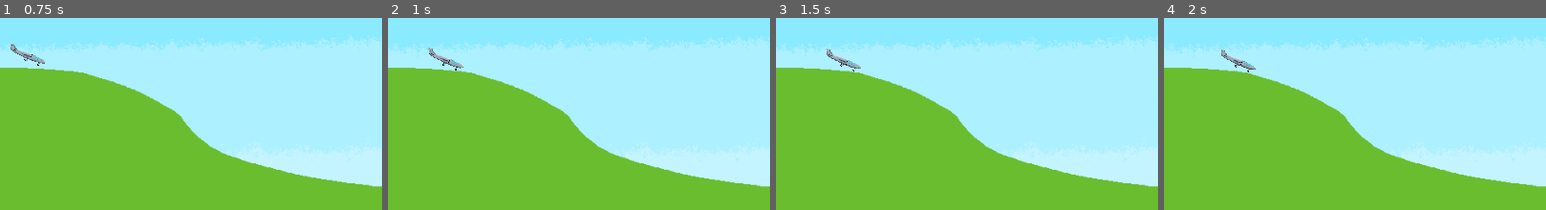
Above: before the commit, frames 1-4 (left to right).
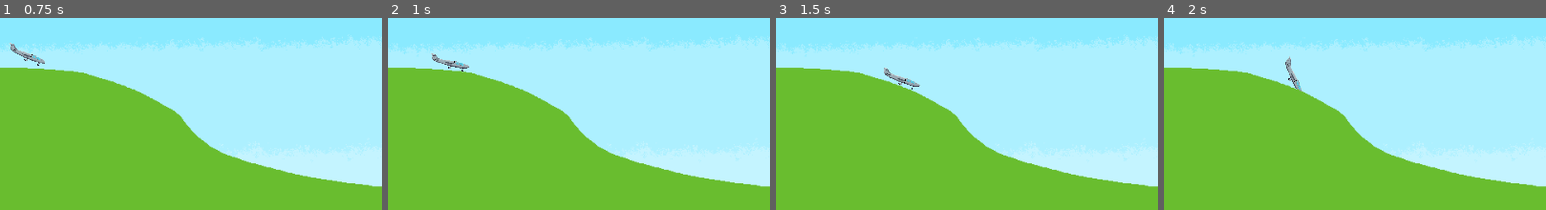
Above: after the commit, the same moments.

Repository: le-cds/untitledgamejam18
Game: Godot game, scene res://scenes/World2D.tscn
Same seed, same stepped clock (60 frames per second), same inputs: the game is played once before the commit and once after it.
Inputs (mouse positions are % of the whole screen's width and height, from its top left):
- Up to frame 1 (0.75 s): tap Enter (ui_accept) at 0.5 s; move the mouse to (72, 38) at 0.52 s; hold Space (game_gravity_switch) from 0.53 s (still down); click (72, 38) at 0.67 s
- Up to frame 2 (1 s): keep holding Space (game_gravity_switch); tap Enter (ui_accept) at 0.77 s
- Up to frame 3 (1.5 s): tap Enter (ui_accept) at 1.25 s; move the mouse to (30, 50) at 1.27 s; release Space (game_gravity_switch) at 1.28 s; tap Space (game_gravity_switch) at 1.35 s; click (30, 50) at 1.42 s
- Up to frame 4 (2 s): tap Enter (ui_accept) at 1.52 s
The pictures show only the part of the screen within x 14-64%, y 37-87%; the shares and areas given below are measured in that part.

Frame 1 is identical in both runs. In frame 2, 0.3% of the frame differs, in the area x 10-22%, y 14-28%; in frame 3, 0.6%, in the area x 13-38%, y 15-38%; in frame 4, 0.5%.

Commit message:
Add very simple plane rotation compensation on landing

Diff:
--- a/glider/scenes/Plane2D/Plane2D.gd
+++ b/glider/scenes/Plane2D/Plane2D.gd
@@ -8,9 +8,13 @@
 var _gravity := GRAVITY_STANDARD
 var _velocity := Vector2()
 
-var _stop_alpha := 0.0
+var _stop_alpha := 0.5
 var _on_floor := false
 var stop_duration = 3.0
+
+
+onready var _rear_wheel_ray = $RearWheelRay
+onready var _front_wheel_ray = $FrontWheelRay
 
 
 func _ready() -> void:
@@ -35,7 +39,6 @@
     move_and_slide(_velocity)
 
     var slide_count = get_slide_count()
-    print(slide_count)
     if slide_count > 0 and not _on_floor:
         _on_floor = true
         _stop_alpha = 0.0
@@ -43,5 +46,15 @@
     if slide_count > 0:
         _stop_alpha += delta * slide_count
         var collision: KinematicCollision2D = get_slide_collision(0)
-        _velocity.x = lerp(_velocity.x, 0, _stop_alpha / stop_duration)
-        # print(_velocity.x)
+        _velocity.x = lerp(_velocity.x, 0.001, 0.01)
+
+    if _rear_wheel_ray.is_colliding() and not _front_wheel_ray.is_colliding():
+        var normal = _rear_wheel_ray.get_collision_normal()
+        var angle = normal.angle_to(Vector2.UP)
+        rotation -= angle
+
+    if _front_wheel_ray.is_colliding() and not _rear_wheel_ray.is_colliding():
+        var normal = _front_wheel_ray.get_collision_normal()
+        var angle = normal.angle_to(Vector2.UP)
+        print(rad2deg(angle))
+        rotation += angle
--- a/glider/scenes/Plane2D/Plane2D.tscn
+++ b/glider/scenes/Plane2D/Plane2D.tscn
@@ -28,8 +28,10 @@
 
 [node name="RearWheelRay" type="RayCast2D" parent="."]
 position = Vector2( 1.17271, 15.0892 )
+enabled = true
 cast_to = Vector2( 0, 3 )
 
 [node name="FrontWheelRay" type="RayCast2D" parent="."]
 position = Vector2( 34.3127, 15.2095 )
+enabled = true
 cast_to = Vector2( 0, 3 )
